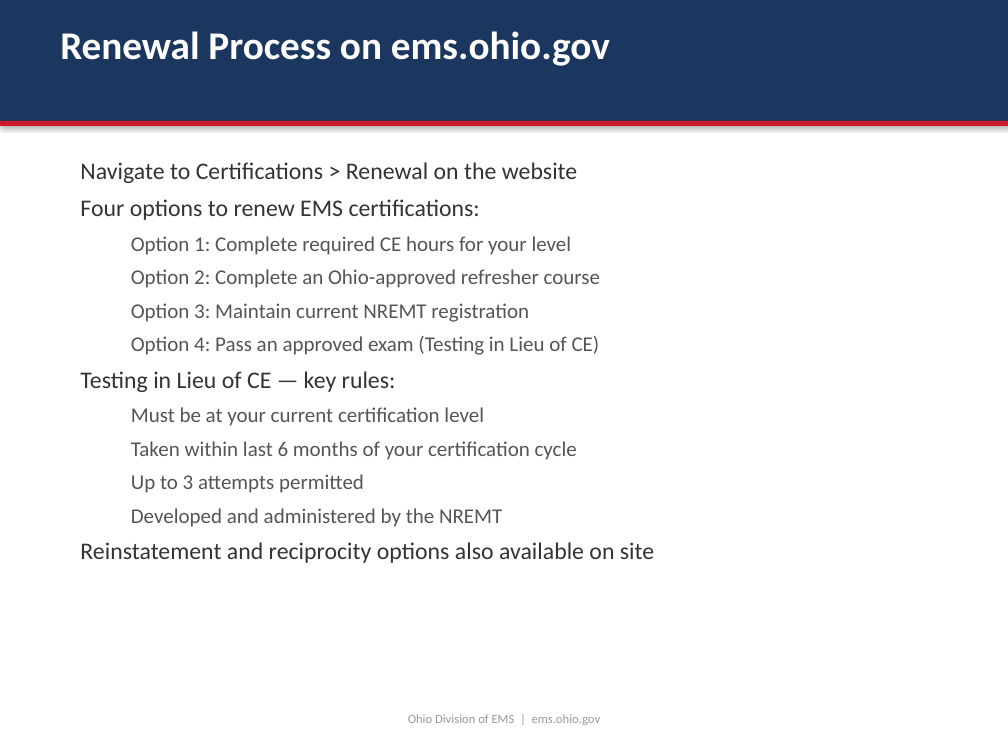
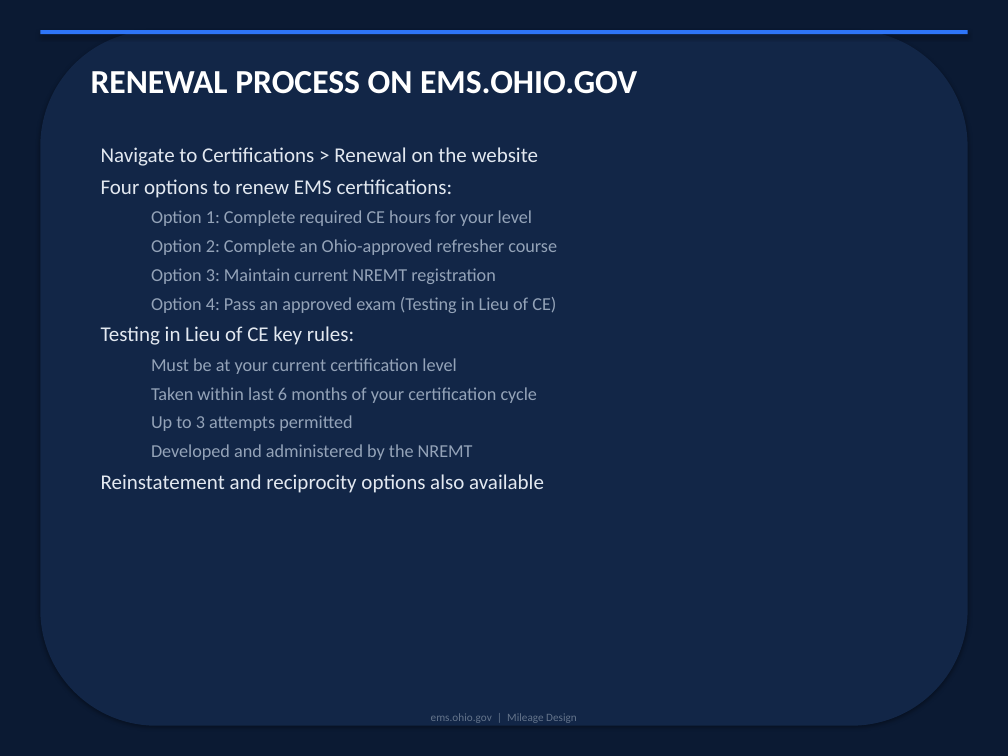
Before and after one commit to bbishilany/nicks-capstone, a slide deck: slide 12 of Ohio-Division-of-EMS-Presentation.pptx. Drawn at 1008x756 pixels with LibreOffice and Linux fonts; fonts in the diff are those of the drawing. Boxes give left, top, right and bottom in pixels: in the first picture for what was removed or moved away, otherwise in the second. Text is boxed around its words. In the diff, an @@ line names an element or a change of style, - is before the commit and + after.

```diff
--- a/Ohio-Division-of-EMS-Presentation.pptx
+++ b/Ohio-Division-of-EMS-Presentation.pptx
@@ background #FFFFFF to #0B1A33 @@
@@ rectangle removed at (x1=0, y1=0, x2=1008, y2=121) @@
@@ rectangle resized from (x1=0, y1=121, x2=1008, y2=126) to (x1=40, y1=30, x2=968, y2=34) @@
@@ rectangle at (x1=40, y1=30, x2=968, y2=34): fill #CE1A2B to #2E75F7 @@
@@ rounded rectangle added at (x1=40, y1=30, x2=968, y2=726), fill #122647 @@
@@ text at (x1=91, y1=71, x2=637, y2=94): text changed; size 28 to 24 pt @@
-Renewal Process on ems.ohio.gov
+RENEWAL PROCESS ON EMS.OHIO.GOV
@@ text "Navigate to Certifications > Renewal ..." moved from (x1=80, y1=162, x2=654, y2=563) to (x1=101, y1=147, x2=557, y2=493) @@
@@ text at (x1=101, y1=147, x2=557, y2=460): size 17 to 15 pt, text colour #333333 to #E2E8F0 in "Navigate to Certifications > Renewal on the ...", "Four options to renew EMS certifications:"; size 15 to 13 pt, text colour #555555 to #94A3B8 in "Option 1: Complete required CE hours for ...", "Option 2: Complete an Ohio-approved refresher course", "Option 3: Maintain current NREMT registration", "Option 4: Pass an approved exam (Testing ..." and 4 more places; less space between paragraphs @@
@@ text at (x1=101, y1=326, x2=354, y2=345): text changed; size 17 to 15 pt; text colour #333333 to #E2E8F0 @@
-Testing in Lieu of CE — key rules:
+Testing in Lieu of CE key rules:
@@ text at (x1=101, y1=474, x2=544, y2=493): text changed; size 17 to 15 pt; text colour #333333 to #E2E8F0 @@
-Reinstatement and reciprocity options also available on site
+Reinstatement and reciprocity options also available
@@ text at (x1=431, y1=713, x2=577, y2=723): text changed; size 9 to 8 pt; text colour #999999 to #64748B @@
-Ohio Division of EMS | ems.ohio.gov
+ems.ohio.gov | Mileage Design
```
Also in this commit, not shown: 29 other slides changed, 7 other files.
